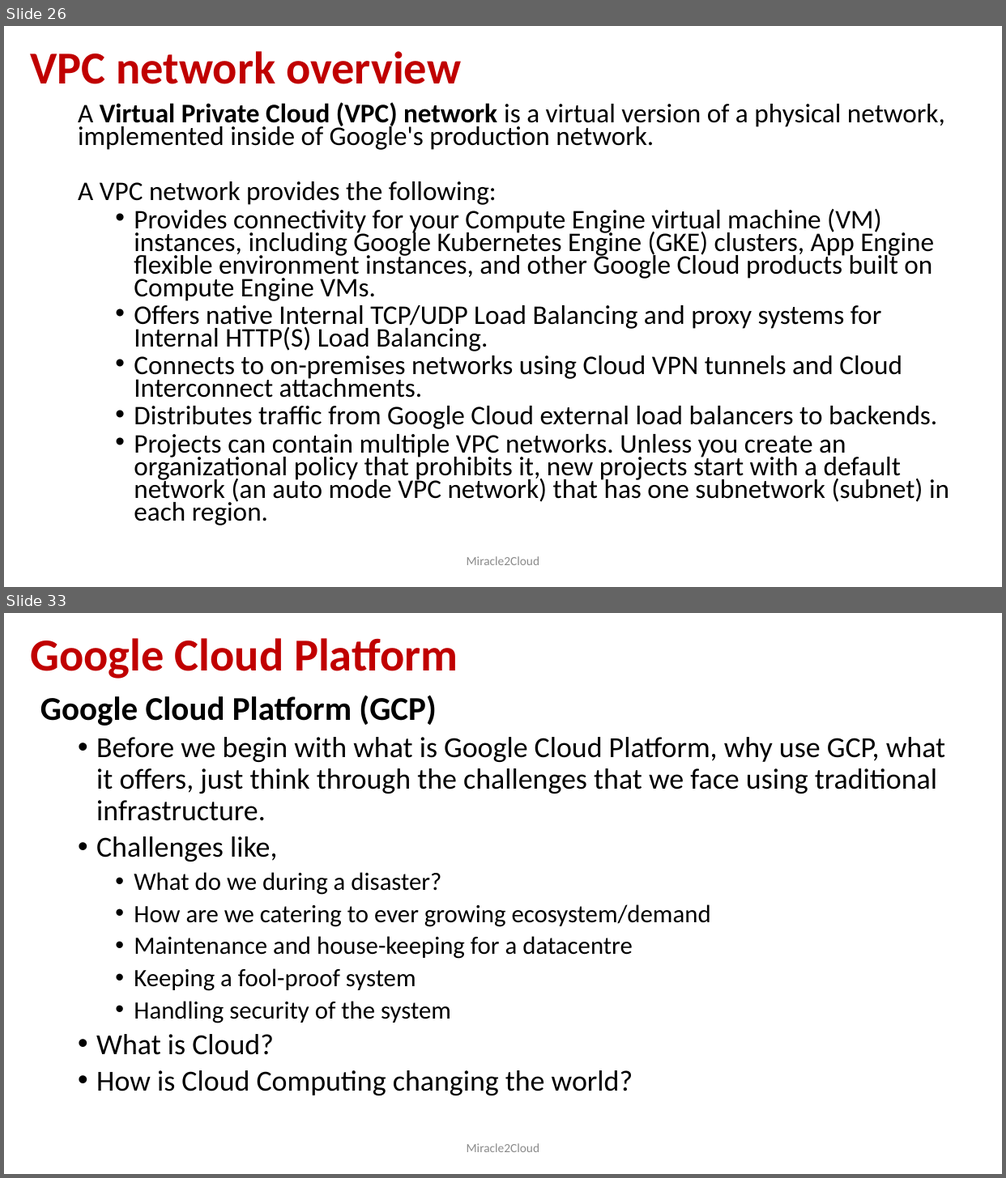
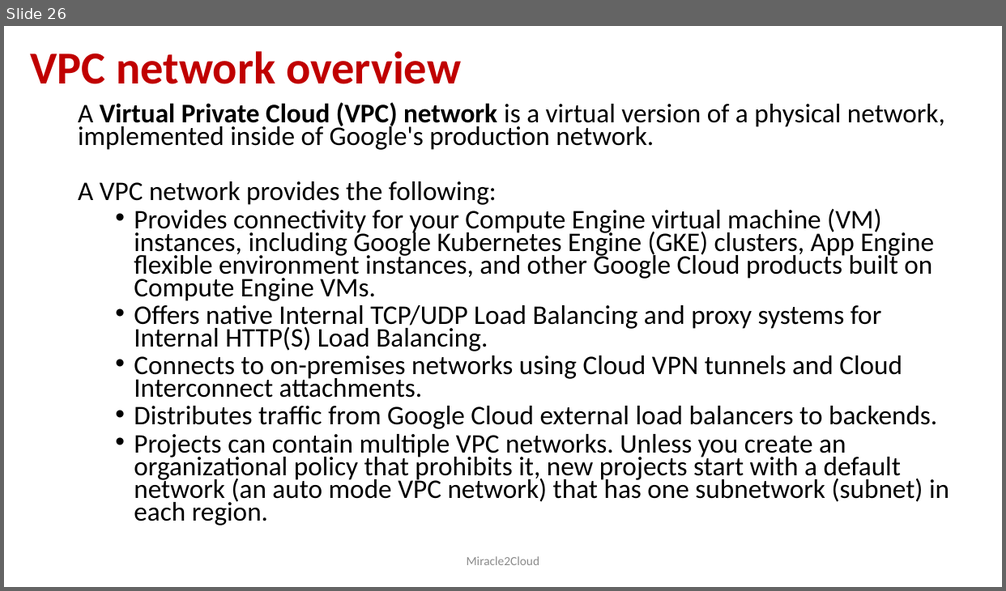
Before and after one commit to miracle2cloud/gcp, a slide deck: Google Cloud Platform.pptx. Shown one above the other, each under a label of ours: slides 26 and 33 before the commit, slide 26 after it; the slides between them are not shown. The pictures are 1006x1178 and 1006x591 pixels, drawn with LibreOffice and Linux fonts; fonts in the diff are those of the drawing. Boxes give left, top, right and bottom in pixels: in the first picture for what was removed or moved away, otherwise in the second. Text is boxed around its words. In the diff, an @@ line names an element or a change of style, - is before the commit and + after.

```diff
--- a/Google Cloud Platform.pptx
+++ b/Google Cloud Platform.pptx
@@ slide 33 removed at (4,613,1002,1174), background #FFFFFF @@
@@ title removed at (30,638,458,679) @@
-Google Cloud Platform
@@ text removed at (40,695,945,1096) @@
-Google Cloud Platform (GCP)
-  • Before we begin with what is Google Cloud Platform, why use GCP, what it offers, just think through the challenges that we face using traditional infrastructure.
-  • Challenges like,
-    • What do we during a disaster?
-    • How are we catering to ever growing ecosystem/demand
-    • Maintenance and house-keeping for a datacentre
-    • Keeping a fool-proof system
-    • Handling security of the system
-  • What is Cloud?
-  • How is Cloud Computing changing the world?
@@ text removed at (467,1144,539,1152) @@
-Miracle2Cloud
```
Also in this commit, not shown: 6 slides changed, 3 slides added, 1 other slide removed.
